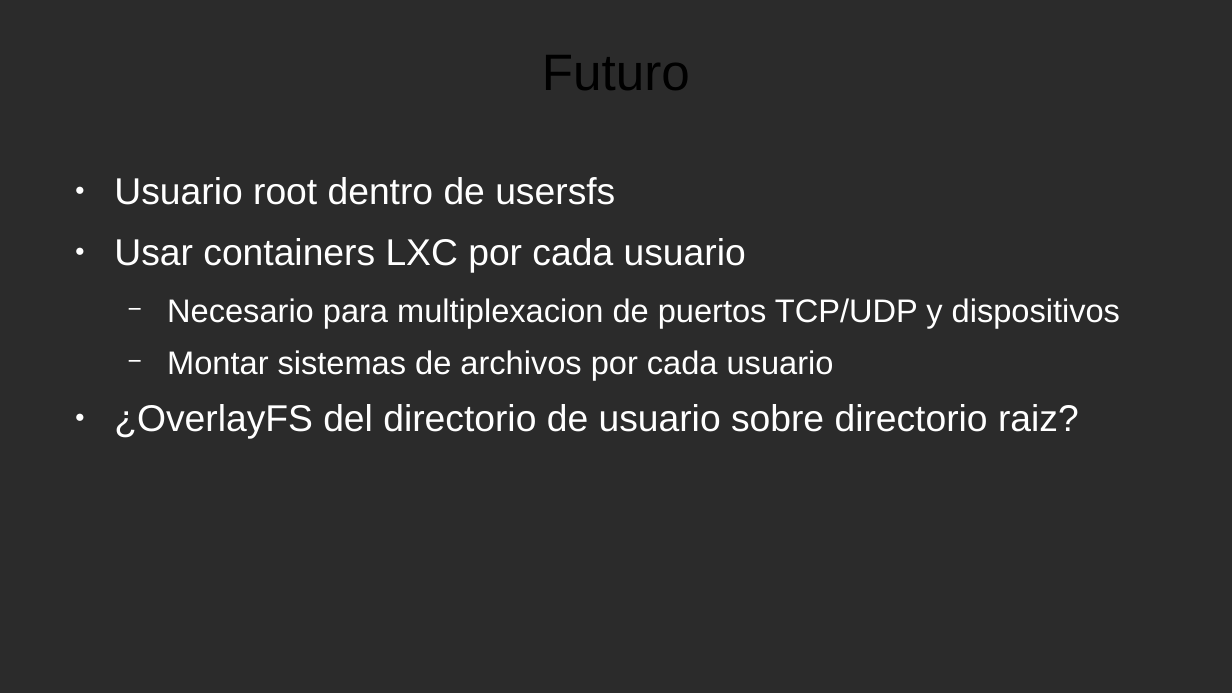
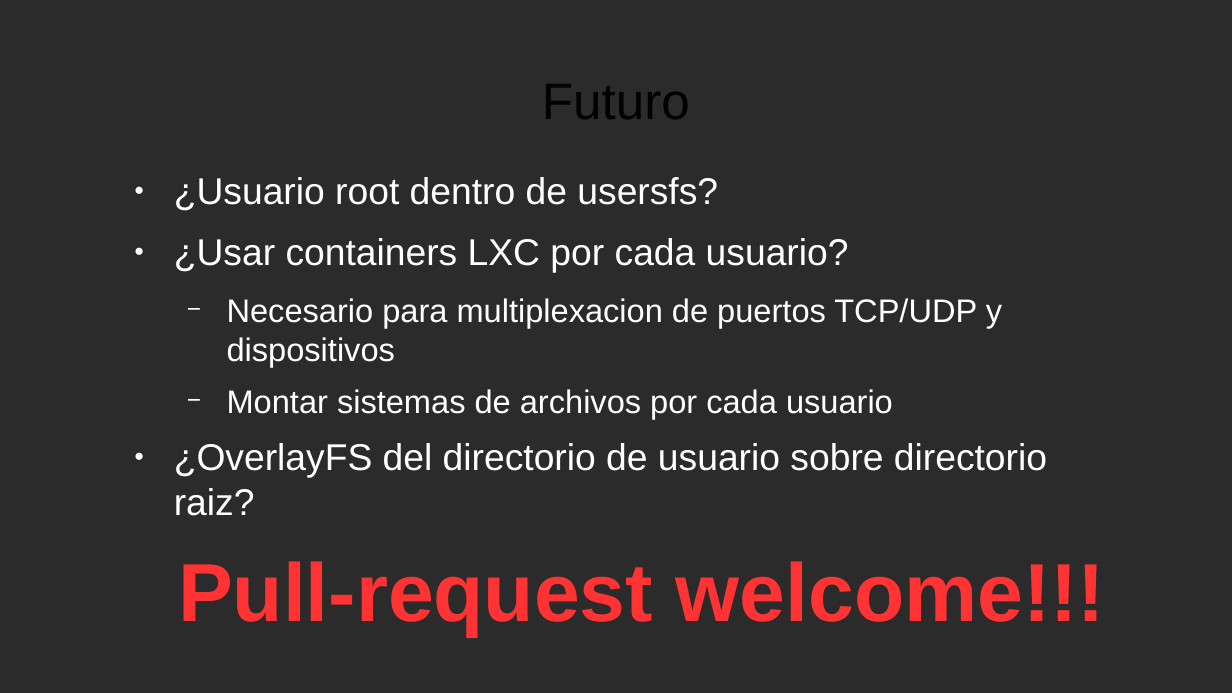
Before and after one commit to NodeOS/NodeOS, a slide deck: slide 17 of doc/NodeOS.odp (slide 18 before the commit). Drawn at 1232x693 pixels with LibreOffice and Linux fonts; fonts in the diff are those of the drawing; background and template pictures are left out; a plain dark background stands for a picture behind light text. Boxes give left, top, right and bottom in pixels: in the first picture for what was removed or moved away, otherwise in the second. Text is boxed around its words. In the diff, an @@ line names an element or a change of style, - is before the commit and + after.

```diff
--- a/doc/NodeOS.odp
+++ b/doc/NodeOS.odp
@@ title "Futuro" moved from (x1=542, y1=55, x2=690, y2=90) to (x1=542, y1=84, x2=690, y2=119) @@
@@ text "¿Usuario root dentro de usersfs?" moved from (x1=114, y1=177, x2=1120, y2=439) to (x1=174, y1=177, x2=1106, y2=636) @@
@@ text at (x1=174, y1=177, x2=849, y2=273): text changed @@
-● Usuario root dentro de usersfs
-● Usar containers LXC por cada usuario
+● ¿Usuario root dentro de usersfs?
+● ¿Usar containers LXC por cada usuario?
@@ text at (x1=178, y1=561, x2=1106, y2=636): paragraph added @@
+Pull-request welcome!!!
```
Also in this commit, not shown: 16 other slides changed, 1 slide removed, 1 other file.
